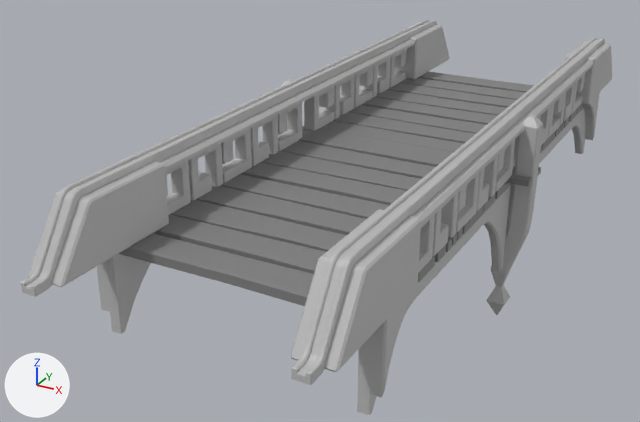
The FBX model Assets/Models/SM_Bridge_02.fbx as it was, and as the next commit left it.
Both versions are drawn from a 50 mm camera at (4.35, -10.09, 4.0) aimed at (-0.89, -0.58, -0.76). The lights are fixed; the arrows at lower left show +X, +Y and +Z. Where no turn or scale is listed for an object, it has been applied to the vertices. Vertices at the same position are counted once.

Script lines for the objects in view, before the commit:
```python
me_mesh = bpy.data.meshes.new('Mesh')
me_mesh.from_pydata(...)  # 3425 vertices, 3344 faces; spans x -1.79..1.79, y -0.15..10.07, z -2.07..0.77
# faces by material slot: [429, 2915]
me_mesh.materials.append(mat_wood4)  # grey #828282
me_mesh.materials.append(mat_sm_bridge_01_sm_bridge_01sg18)  # grey #bcbcbc
ob_sm_bridge_02 = bpy.data.objects.new('SM_Bridge_02', me_mesh)
ob_sm_bridge_02.location = (0.0, -4.96, 0.07)
```
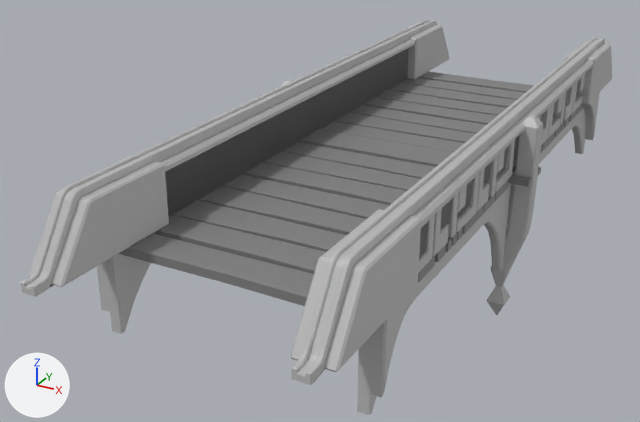
Commit message: Updated bridge

Where the newer file only moved an object's origin or applied its transform, the numbers keep the older frame.

Patch to the scene script:
```diff
--- a/Assets/Models/SM_Bridge_02.fbx.py
+++ b/Assets/Models/SM_Bridge_02.fbx.py
@@ mat_sm_bridge_01_sm_bridge_01sg25 @@
+mat_sm_bridge_01_sm_bridge_01sg25 = principled_material('SM_Bridge_01:SM_Bridge_01SG25')
+mat_sm_bridge_01_sm_bridge_01sg25.base_color = (0.5, 0.5, 0.5)  # grey #bcbcbc
@@ me_mesh @@
 # used by ob_sm_bridge_02; location = (0.0, -4.96, 0.07)
-me_mesh.from_pydata(...)  # 3425 vertices, 3344 faces; spans x -1.79..1.79, y -0.15..10.07, z -2.07..0.77
+me_mesh.from_pydata(...)  # 3443 vertices, 3385 faces; spans x -1.79..1.79, y -0.15..10.07, z -2.07..0.77
+# me_mesh part 1
+# 25 vertices are removed from x -1.55..1.55, y 4.46..5.69, z -0.12..-0.01
+# 31 faces are deleted
+# 5 vertices in x 0.0, y 4.26..4.46, z -0.12..-0.01 move by (0.0, -0.01, 0.0)
+# 19 vertices move from x -1.55..1.55, y 4.26..5.67, z -0.12..-0.01 to x -1.55..1.55, y 4.2..5.7, z -0.12..-0.01
+# 35 vertices are added at x -1.55..1.55, y 4.35..5.69, z -0.12..-0.01
+# 8 new vertices lie (0.0, 0.0, 0.11) away from vertices in x -1.55..1.55, y 4.35..5.59, z -0.12..-0.02
+# 31 new faces join them, mat_sm_bridge_01_sm_bridge_01sg18 (grey #bcbcbc)
+# 41 new faces join them, mat_wood4 (grey #828282)
 me_mesh.materials.append(mat_wood4)
 me_mesh.materials.append(mat_sm_bridge_01_sm_bridge_01sg18)
+me_mesh.materials.append(mat_sm_bridge_01_sm_bridge_01sg25)  # grey #bcbcbc
```

Pixel boxes (x1, y1, x2, y2) of what changed, in the pictures (640 x 422 px):
part 1 of me_mesh, built on
    before: (283, 121, 511, 199)
    after: (49, 40, 583, 376)
